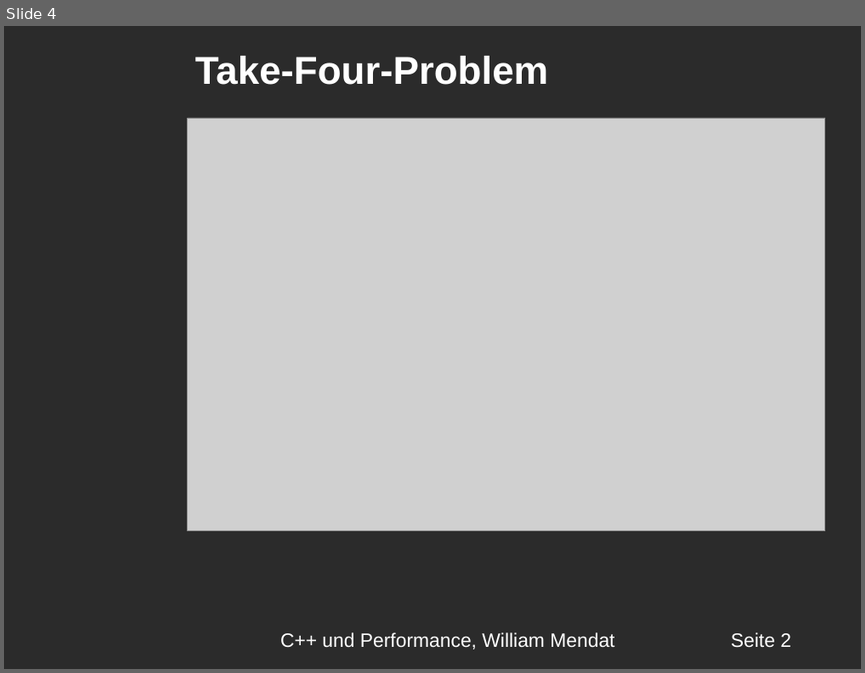
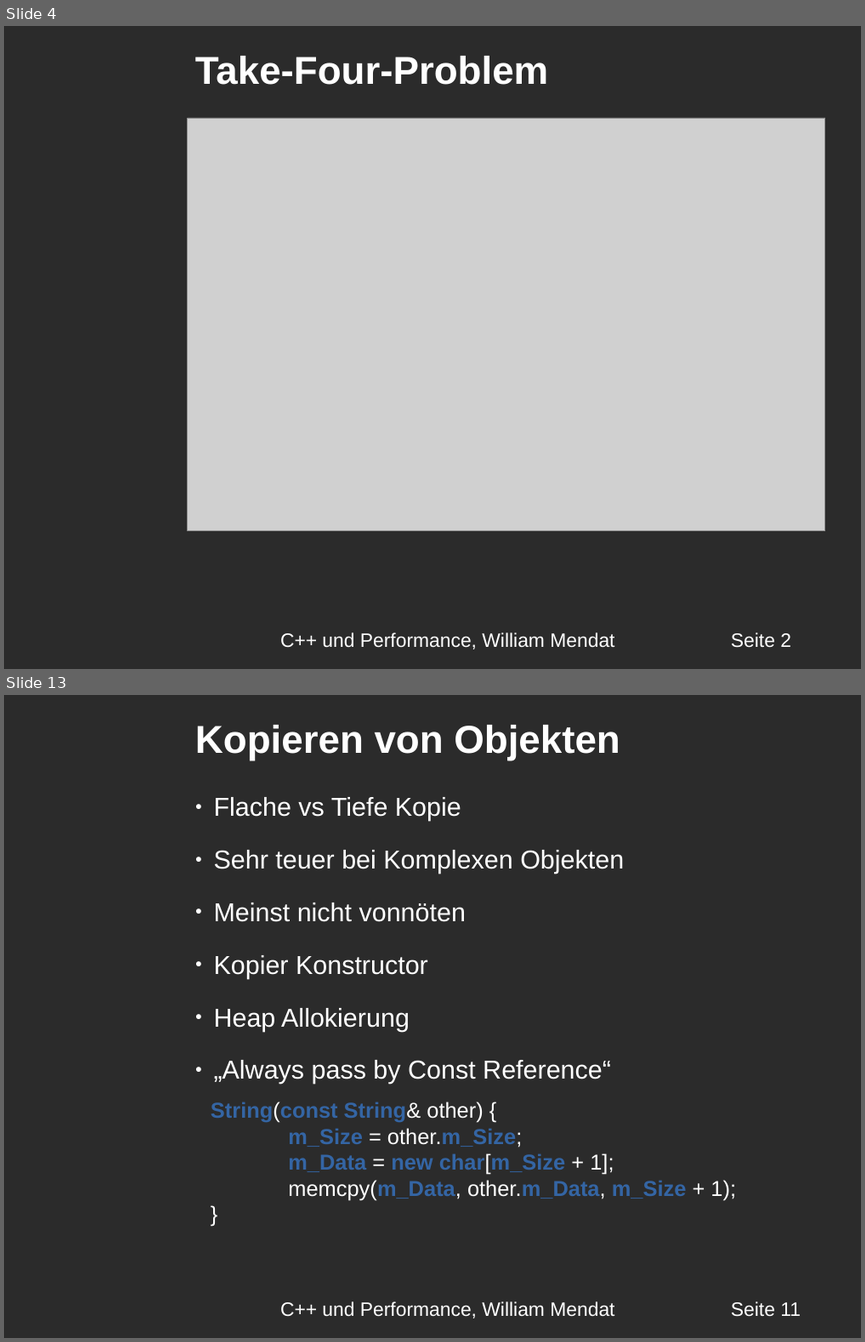
Before and after one commit to williammendat/Seminar_Neue_Technologien, a slide deck: Präsentation/Präsentation.odp. Shown one above the other, each under a label of ours: slide 4 before the commit, slides 4 and 13 after it; the slides between them are not shown. The pictures are 865x673 and 865x1342 pixels, drawn with LibreOffice and Linux fonts; fonts in the diff are those of the drawing; grey boxes stand for pictures; background and template pictures are left out; a plain dark background stands for a picture behind light text. Boxes give left, top, right and bottom in pixels: in the first picture for what was removed or moved away, otherwise in the second. Text is boxed around its words. In the diff, an @@ line names an element or a change of style, - is before the commit and + after.

```diff
--- a/Präsentation/Präsentation.odp
+++ b/Präsentation/Präsentation.odp
@@ slide 13 added at bbox=[4, 695, 861, 1338], background picture (left out) @@
@@ text added at bbox=[195, 725, 619, 760], 36 pt, text #FFFFFF, bold @@
+Kopieren von Objekten
@@ text added at bbox=[214, 797, 624, 1083], 24 pt, text #FFFFFF @@
+● Flache vs Tiefe Kopie
+● Sehr teuer bei Komplexen Objekten
+● Meinst nicht vonnöten
+● Kopier Konstructor
+● Heap Allokierung
+● „Always pass by Const Reference“
@@ text added at bbox=[211, 1101, 736, 1200], 20 pt, text #3465A4, bold @@
+String(const String& other) {
+m_Size = other.m_Size;
+m_Data = new char[m_Size + 1];
+memcpy(m_Data, other.m_Data, m_Size + 1);
+}
@@ text added at bbox=[280, 1301, 614, 1318], 18 pt, text #FFFFFF @@
+C++ und Performance, William Mendat
@@ text added at bbox=[731, 1301, 800, 1316], 18 pt, text #FFFFFF @@
+Seite 11
```
Also in this commit, not shown: 21 other slides added, 17 slides removed, 2 other files.
